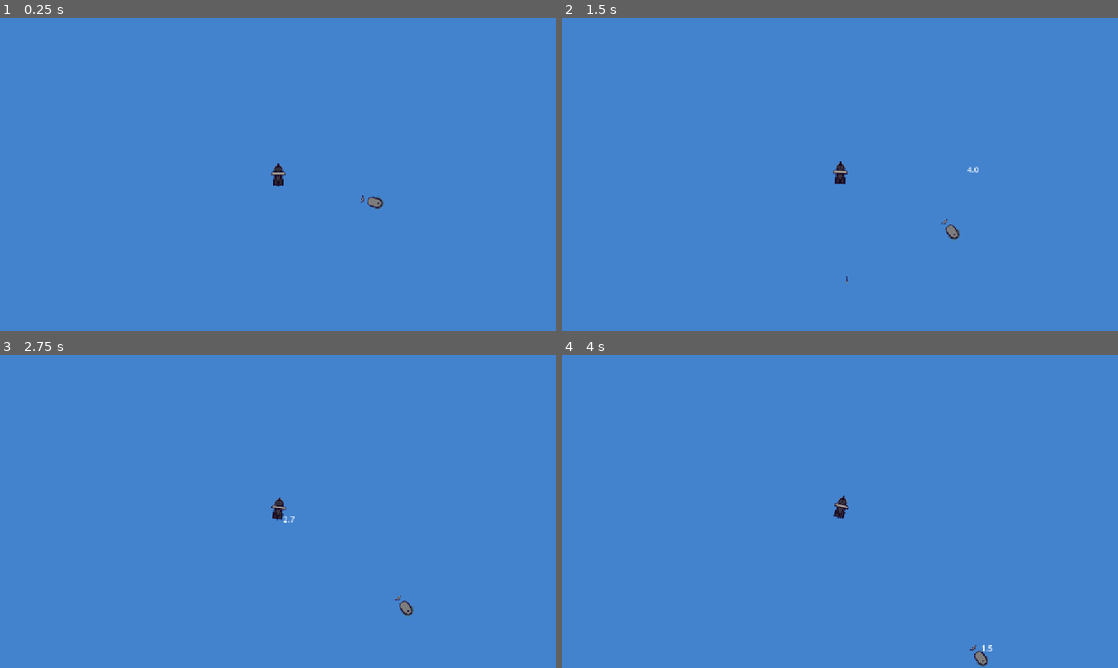
Above: before the commit, frames 1-4 (two rows, left to right).
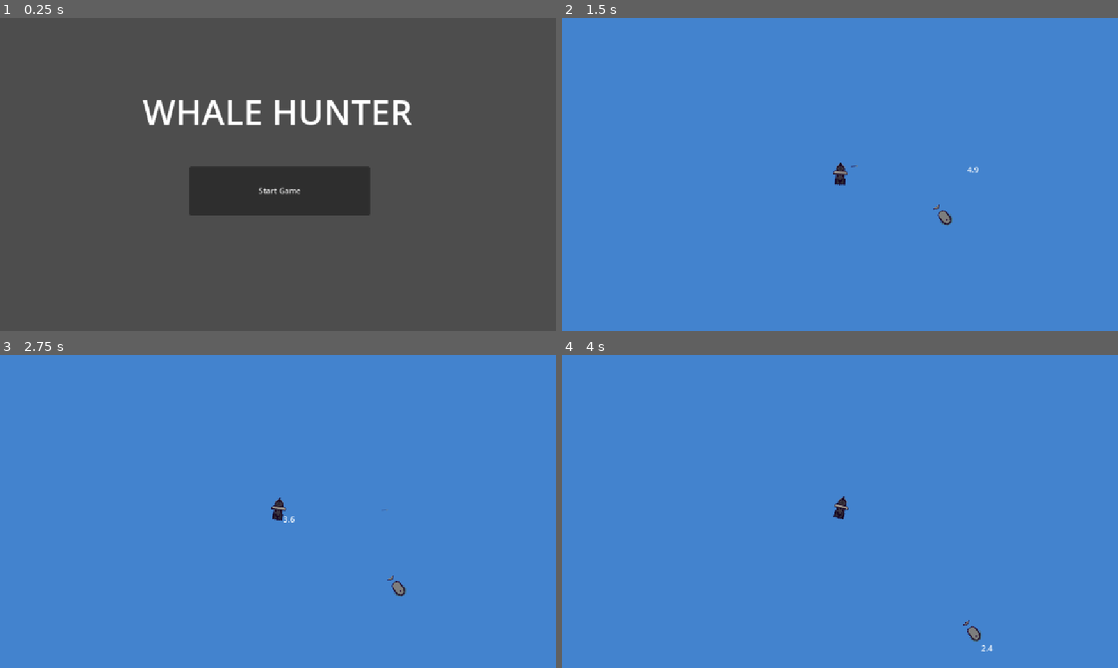
Above: after the commit, the same moments.

Repository: Waldoz53/whale-hunter
Game: Godot game, scene res://Scenes/start_menu.tscn
Two runs of this game, one before a commit and one after it. Both use one fixed random seed, a clock stepped at 60 frames per second and the inputs below. Before the commit the project starts from res://Scenes/main.tscn.
Inputs (mouse positions are in pixels of both pictures, inside the frame that each line leads up to):
- Up to frame 1 (0.25 s): no input
- Up to frame 2 (1.5 s): click (840, 190) at 0.5 s, where only the run after the commit has a clickable "Start Game"; move the mouse to (962, 158) at 1.27 s; hold D (turn_right) from 1.28 s (still down); click (962, 158) at 1.42 s
- Up to frame 3 (2.75 s): release D (turn_right) at 2 s; drag from (166, 527) to (278, 508) at 2.02 s
- Up to frame 4 (4 s): move the mouse to (895, 442) at 2.77 s; hold D (turn_right) 2.78-3.5 s; drag from (812, 574) to (979, 636) at 3.52 s

The runs differ from the first frame. In frame 1, 100% of the frame differs, in the area x 0-100%, y 0-100%; in frame 2, 0.3%; in frame 3, 0.3%; in frame 4, 0.3%.

Commit message:
added menu screens

Diff:
--- /dev/null
+++ b/Scenes/game_over.gd
@@ -0,0 +1,4 @@
+extends Control
+
+func _on_restart_button_pressed() -> void:
+	get_tree().change_scene_to_file("res://Scenes/main.tscn")
--- /dev/null
+++ b/Scenes/game_over.tscn
@@ -0,0 +1,29 @@
+[gd_scene load_steps=3 format=3 uid="uid://dunf81tom0emj"]
+
+[ext_resource type="Script" uid="uid://bbkkve3p6r8bt" path="res://Scenes/game_over.gd" id="1_ojehl"]
+
+[sub_resource type="LabelSettings" id="LabelSettings_i2yjh"]
+font_size = 72
+
+[node name="GameOver" type="Control"]
+layout_mode = 3
+anchors_preset = 0
+script = ExtResource("1_ojehl")
+
+[node name="GameOverLabel" type="Label" parent="."]
+offset_left = 379.0
+offset_top = 171.0
+offset_right = 792.0
+offset_bottom = 270.0
+text = "GAME OVER"
+label_settings = SubResource("LabelSettings_i2yjh")
+
+[node name="RestartButton" type="Button" parent="."]
+layout_mode = 0
+offset_left = 496.0
+offset_top = 391.0
+offset_right = 682.0
+offset_bottom = 475.0
+text = "Retry Game"
+
+[connection signal="pressed" from="RestartButton" to="." method="_on_restart_button_pressed"]
--- /dev/null
+++ b/Scenes/start_menu.tscn
@@ -0,0 +1,31 @@
+[gd_scene load_steps=3 format=3 uid="uid://bfjkr1h3coxp3"]
+
+[ext_resource type="Script" uid="uid://blgkaxekja8si" path="res://Scripts/start_menu.gd" id="1_juhg0"]
+
+[sub_resource type="LabelSettings" id="LabelSettings_8dijm"]
+font_size = 72
+
+[node name="StartMenu" type="Control"]
+layout_mode = 3
+anchors_preset = 0
+script = ExtResource("1_juhg0")
+
+[node name="TitleLabel" type="Label" parent="."]
+layout_mode = 0
+offset_left = 295.0
+offset_top = 143.0
+offset_right = 854.0
+offset_bottom = 242.0
+text = "WHALE HUNTER"
+label_settings = SubResource("LabelSettings_8dijm")
+horizontal_alignment = 1
+
+[node name="StartButton" type="Button" parent="."]
+layout_mode = 0
+offset_left = 392.0
+offset_top = 307.0
+offset_right = 766.0
+offset_bottom = 408.0
+text = "Start Game"
+
+[connection signal="pressed" from="StartButton" to="." method="_on_start_button_pressed"]
--- a/Scripts/player.gd
+++ b/Scripts/player.gd
@@ -108,4 +108,4 @@
 		_die()
 
 func _die():
-	get_tree().quit()
+	get_tree().change_scene_to_file("res://Scenes/game_over.tscn")
--- /dev/null
+++ b/Scripts/start_menu.gd
@@ -0,0 +1,4 @@
+extends Control
+
+func _on_start_button_pressed() -> void:
+	get_tree().change_scene_to_file("res://Scenes/main.tscn")
--- a/Scripts/whale.gd
+++ b/Scripts/whale.gd
@@ -1,4 +1,5 @@
 extends Area2D
+class_name Whale
 
 @export var speed := 30.0
 @export var hp := 3
@@ -9,6 +10,7 @@
 var target_velocity := Vector2.ZERO
 var acceleration := 400.0
 var friction = 50.0
+var is_white_whale = false
 
 enum ReactionState { IDLE, FLEEING, ATTACKING }
 var state := ReactionState.IDLE
@@ -21,7 +23,6 @@
 
 func _ready():
 	direction = Vector2(randf() * 2 - 1, randf() * 2 - 1).normalized()
-	scale = Vector2.ONE * base_scale
 	original_modulate = main_sprite.modulate
 
 func _physics_process(delta: float) -> void:
@@ -102,6 +103,26 @@
 	await get_tree().create_timer(10.0).timeout
 	state = ReactionState.IDLE
 
+func set_up_stats(is_white: bool):
+	if is_white:
+		hp = 10
+		speed = 60.0
+		base_scale = 2.5
+		is_white_whale = true
+		_apply_white_whale_sprite()
+	else:
+		hp = randi_range(1, 10)
+		speed = randf_range(20.0, 50.0)
+		base_scale = randf_range(0.8, 1.5)
+
+	main_sprite.scale = Vector2.ONE * base_scale
+	dead_sprite.scale = Vector2.ONE * base_scale
+	$CollisionShape2D.scale = Vector2.ONE * base_scale
+
+func _apply_white_whale_sprite():
+	main_sprite.region_rect = Rect2(69.794, 64.524, 20.928, 31.216)
+	dead_sprite.region_rect = Rect2(65.948, 96.597, 22.814, 31.462)
+
 func _die():
 	direction = Vector2.ZERO
 
--- a/Scripts/whale_factory.gd
+++ b/Scripts/whale_factory.gd
@@ -21,10 +21,5 @@
 	var offset = Vector2(cos(angle), sin(angle)) * spawn_radius
 	whale.global_position = player.global_position + offset
 
-	var hp = randi_range(1, 10)
-	var speed = randf_range(20.0, 50.0)
-	var scale = randf_range(0.8, 2.5)
-
-	whale.hp = hp
-	whale.speed = speed
-	whale.base_scale = scale
+	var is_white_whale = randf() < 0.01
+	whale.set_up_stats(is_white_whale)
--- a/project.godot
+++ b/project.godot
@@ -11,7 +11,7 @@
 [application]
 
 config/name="whale hunter"
-run/main_scene="uid://dgqaew8tpupne"
+run/main_scene="uid://bfjkr1h3coxp3"
 config/features=PackedStringArray("4.4", "Mobile")
 config/icon="res://icon.svg"
 
Not shown, added: Scenes/game_over.gd.uid
Not shown, added: Scripts/start_menu.gd.uid
Binary file changed: Tiles/whale_hunter.png
Not shown, changed: README.md
